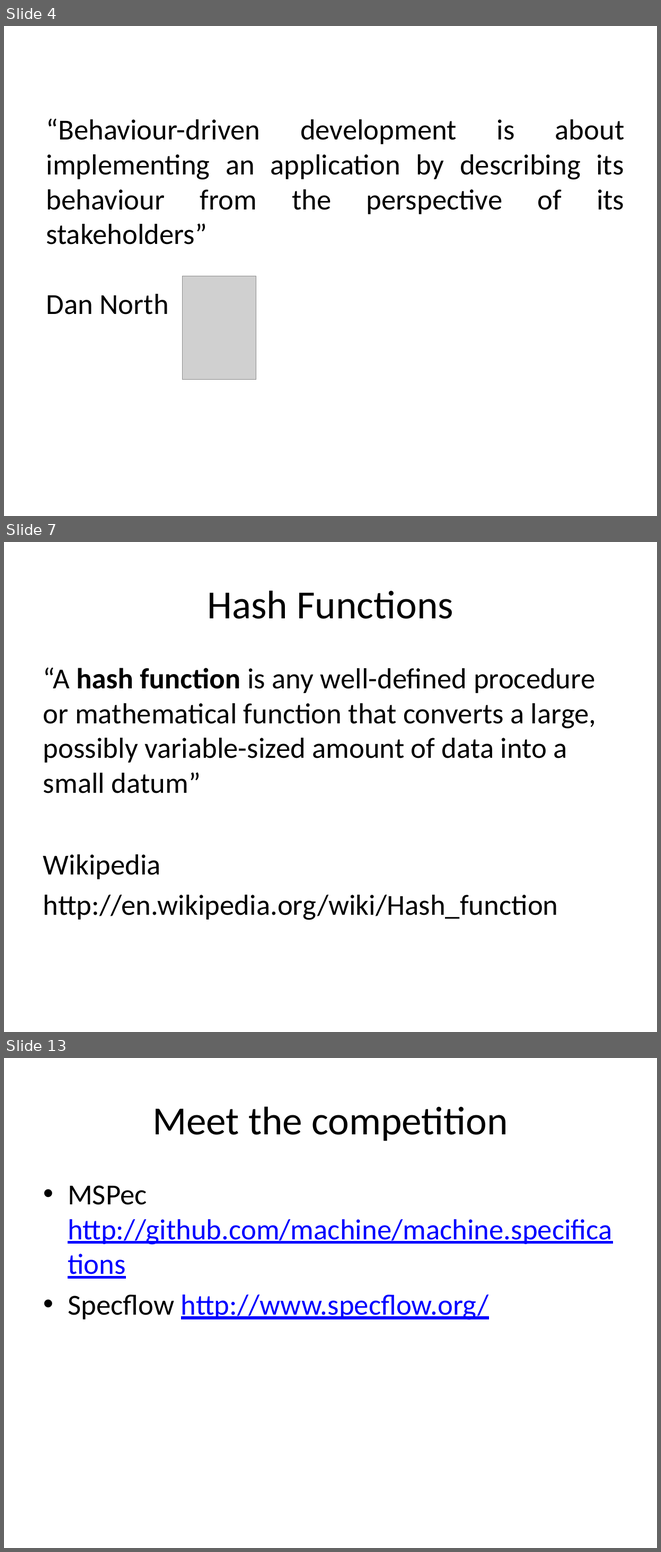
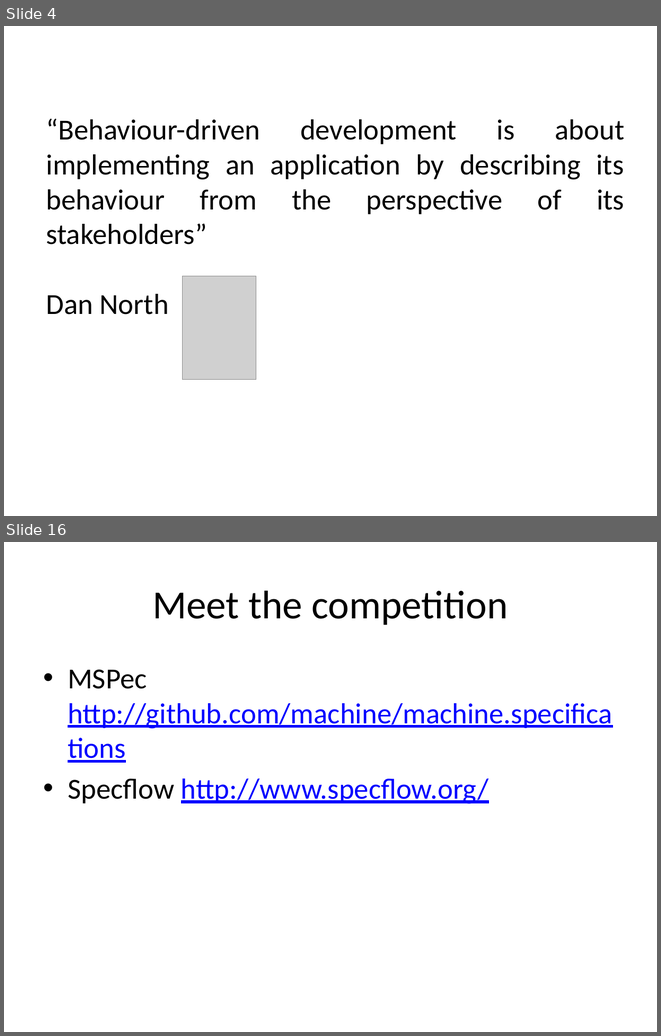
Before and after one commit to liammclennan/Liam-s-Presentations, a slide deck: storyq/Behaviour-Driven Development.pptx. Shown one above the other, each under a label of ours: slides 4, 7 and 13 before the commit, slides 4 and 16 after it; the slides between them are not shown. The pictures are 661x1552 and 661x1036 pixels, drawn with LibreOffice and Linux fonts; fonts in the diff are those of the drawing; grey boxes stand for pictures. Boxes give left, top, right and bottom in pixels: in the first picture for what was removed or moved away, otherwise in the second. Text is boxed around its words. In the diff, an @@ line names an element or a change of style, - is before the commit and + after.

```diff
--- a/storyq/Behaviour-Driven Development.pptx
+++ b/storyq/Behaviour-Driven Development.pptx
@@ slide 7 removed at <box>4,542,657,1032</box>, background #FFFFFF @@
@@ title removed at <box>207,590,453,619</box> @@
-Hash Functions
@@ text removed at <box>43,667,596,920</box> @@
-“A hash function is any well-defined procedure or mathematical function that converts a large, possibly variable-sized amount of data into a small datum”
-Wikipedia
-http://en.wikipedia.org/wiki/Hash_function
@@ what was slide 13 is now slide 16 @@
```
Also in this commit, not shown: 4 slides changed, 8 slides added, 4 other slides removed, 17 other files.
